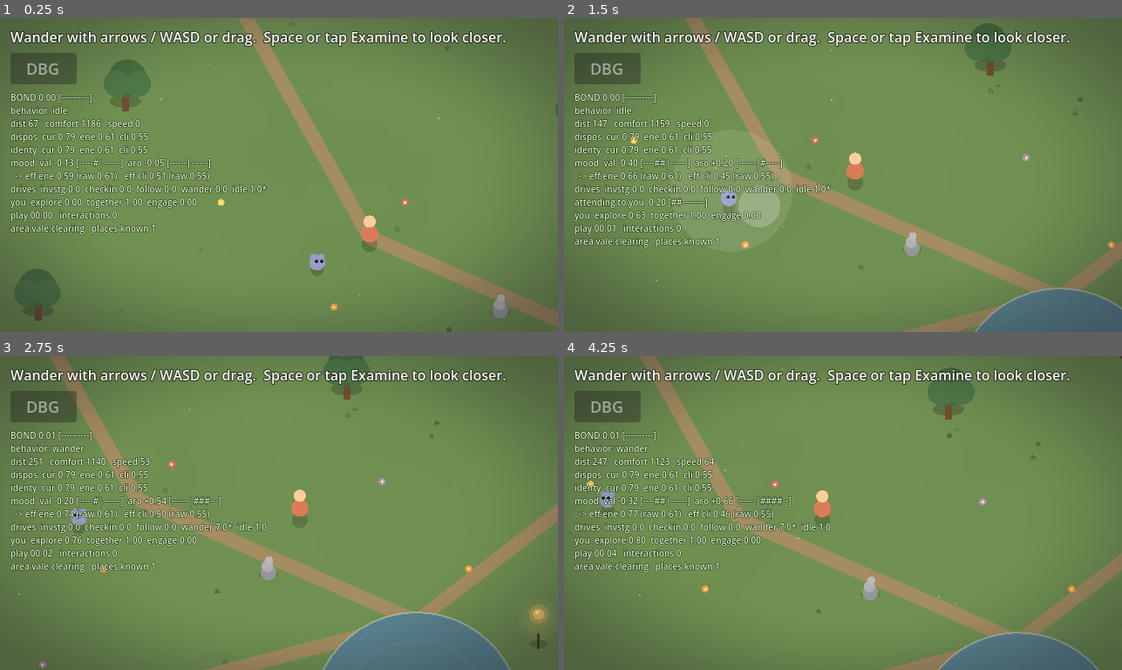
Above: before the commit, frames 1-4 (two rows, left to right).
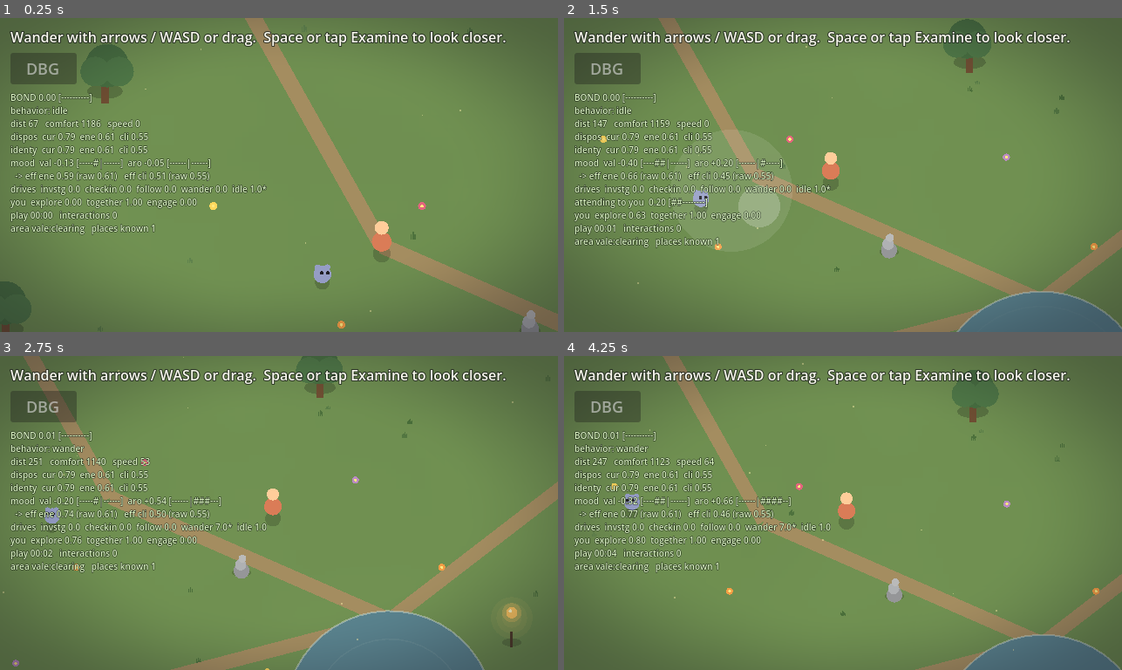
Above: after the commit, the same moments.

Repository: maximusunc/pokepals
Game: Godot game, scene res://scenes/world.tscn
Two runs of this game, one before a commit and one after it. Both use one fixed random seed, a clock stepped at 60 frames per second and the inputs below.
Inputs (mouse positions are in pixels of both pictures, inside the frame that each line leads up to):
- Up to frame 1 (0.25 s): no input
- Up to frame 2 (1.5 s): tap Enter (ui_accept) at 0.5, 0.77 s; move the mouse to (965, 159) at 0.52 s; hold Right (ui_right) 0.53-1.25 s; click (965, 159) at 0.67 s; drag from (731, 190) to (815, 237) at 1.27 s
- Up to frame 3 (2.75 s): move the mouse to (334, 443) at 2.02 s; hold Right (ui_right) from 2.03 s (still down)
- Up to frame 4 (4.25 s): release Right (ui_right) at 2.75 s; drag from (815, 575) to (675, 465) at 2.77 s; move the mouse to (1010, 560) at 3.52 s; hold Left (ui_left) from 3.53 s (still down); tap Enter (ui_accept) at 3.77 s

The runs differ from the first frame. In frame 1, 5.8% of the frame differs, in the area x 0-100%, y 0-100%; in frame 2, 10%; in frame 3, 13%; in frame 4, 11%.

Commit message:
feat(camera): look-ahead, opening reveal, and a self-fading intro hint
- the camera now leads gently toward the player's heading (capped so they never
  leave frame), so you see a little more of where you're going — a pull onward
- a brief opening zoom-out reveal eases the world open as the scene settles
- the 'how to move' hint fades after a few seconds; real prompts (Examine ...)
  cancel the fade and show at full opacity

Diff:
--- a/pokepals/scripts/presentation/camera_rig.gd
+++ b/pokepals/scripts/presentation/camera_rig.gd
@@ -6,6 +6,11 @@
 ## between the two) is what makes the player feel like the anchor of the world and
 ## the companion's comings and goings legible as motion.
 ##
+## It also leads slightly in the direction you're moving (look-ahead), so you see a
+## little more of where you're heading than where you've been — a gentle pull that
+## invites you onward into the world. On start it eases out of a brief zoomed-in
+## reveal, a small "here you are" breath.
+##
 ## companion_weight pulls the framing a little toward the companion (0 = locked to
 ## the player, 1 = midpoint). Default 0: centered on the player.
 
@@ -13,9 +18,13 @@
 @export var companion_path: NodePath
 @export var follow_speed := 4.5
 @export var companion_weight := 0.0  # 0 = lock to player, 1 = midpoint
+@export var look_ahead := 0.34       # how far to lead in the move direction (× speed)
+@export var look_ahead_max := 88.0   # cap the lead so the player never leaves frame
+@export var intro_zoom := 1.16       # start a touch closer, then ease out to reveal the world
 
 var _player: Node2D
 var _companion: Node2D
+var _lead := Vector2.ZERO  # smoothed look-ahead offset
 
 
 func _ready() -> void:
@@ -23,6 +32,13 @@
 	_companion = get_node_or_null(companion_path)
 	if _player != null:
 		global_position = _player.global_position
+	# Opening reveal: begin slightly zoomed in and ease out to normal, so the world
+	# seems to open up around the player as the scene settles. A Tween is Godot's
+	# fire-and-forget animator — it interpolates a property over time on its own.
+	if intro_zoom != 1.0:
+		zoom = Vector2(intro_zoom, intro_zoom)
+		var tween := create_tween().set_trans(Tween.TRANS_SINE).set_ease(Tween.EASE_OUT)
+		tween.tween_property(self, "zoom", Vector2.ONE, 2.4)
 
 
 ## Keep the camera inside the world so we never show the void past the edges.
@@ -36,7 +52,18 @@
 func _process(delta: float) -> void:
 	if _player == null:
 		return
-	var target := _player.global_position
+
+	# Lead the framing toward where the player is heading. We read the player's
+	# velocity loosely (via get) so the camera stays decoupled from the player class.
+	var vel := Vector2.ZERO
+	var v: Variant = _player.get("velocity")
+	if v is Vector2:
+		vel = v
+	var desired_lead := (vel * look_ahead).limit_length(look_ahead_max)
+	_lead = _lead.lerp(desired_lead, 1.0 - exp(-3.0 * delta))
+
+	var anchor := _player.global_position
 	if _companion != null:
-		target = _player.global_position.lerp(_companion.global_position, companion_weight)
+		anchor = _player.global_position.lerp(_companion.global_position, companion_weight)
+	var target := anchor + _lead
 	global_position = global_position.lerp(target, 1.0 - exp(-follow_speed * delta))
--- a/pokepals/scripts/presentation/world_controller.gd
+++ b/pokepals/scripts/presentation/world_controller.gd
@@ -26,6 +26,7 @@
 var _interactables: Array = []  # [ { pos: Vector2, label: String } ]
 var _examine_shown := false  # whether the touch Examine button is currently faded in
 var _reset_shown := false  # whether the "new companion" button is currently faded in
+var _intro_tween: Tween  # fades the opening "how to move" hint away after a few seconds
 
 
 func _ready() -> void:
@@ -82,7 +83,22 @@
 	_debug_button.pressed.connect(_debug.toggle)
 	_joystick.add_exclusion(_debug_button)
 
+	# Opening instruction, then let it quietly fade so the world isn't framed by UI
+	# text while you wander. Any real prompt (Examine ...) cancels the fade and shows.
 	_hint.text = "Wander with arrows / WASD or drag.  Space or tap Examine to look closer."
+	_hint.modulate.a = 1.0
+	_intro_tween = create_tween()
+	_intro_tween.tween_interval(5.0)
+	_intro_tween.tween_property(_hint, "modulate:a", 0.0, 1.4)
+
+
+## Show a hint at full opacity, cancelling the opening fade if it's still running, so
+## prompts (and the reset message) are always readable even after the intro faded out.
+func _show_hint(text: String) -> void:
+	if _intro_tween != null and _intro_tween.is_valid():
+		_intro_tween.kill()
+	_hint.text = text
+	_hint.modulate.a = 1.0
 
 
 ## Push the world's presentation-only mood knobs into the scene nodes that render
@@ -111,7 +127,7 @@
 	# something to examine.
 	var nearest := _nearest_interactable()
 	if nearest >= 0:
-		_hint.text = "Examine %s" % _interactables[nearest]["label"]
+		_show_hint("Examine %s" % _interactables[nearest]["label"])
 		_set_examine_visible(true)
 	else:
 		_set_examine_visible(false)
@@ -156,7 +172,7 @@
 func _on_reset_pressed() -> void:
 	_companion.reset()
 	_set_reset_visible(false)
-	_hint.text = "A new companion blinks into the world beside you."
+	_show_hint("A new companion blinks into the world beside you.")
 
 
 func _unhandled_input(event: InputEvent) -> void:
@@ -171,7 +187,7 @@
 	var spot: Vector2 = _interactables[index]["pos"]
 	_world_art.pulse_interactable(index)
 	_companion.notify_interaction(spot, _interactables[index]["id"], _interactables[index]["tags"])
-	_hint.text = "You examine %s. Your companion perks up." % _interactables[index]["label"]
+	_show_hint("You examine %s. Your companion perks up." % _interactables[index]["label"])
 
 
 ## Index of the closest interactable within range, or -1 if none.
